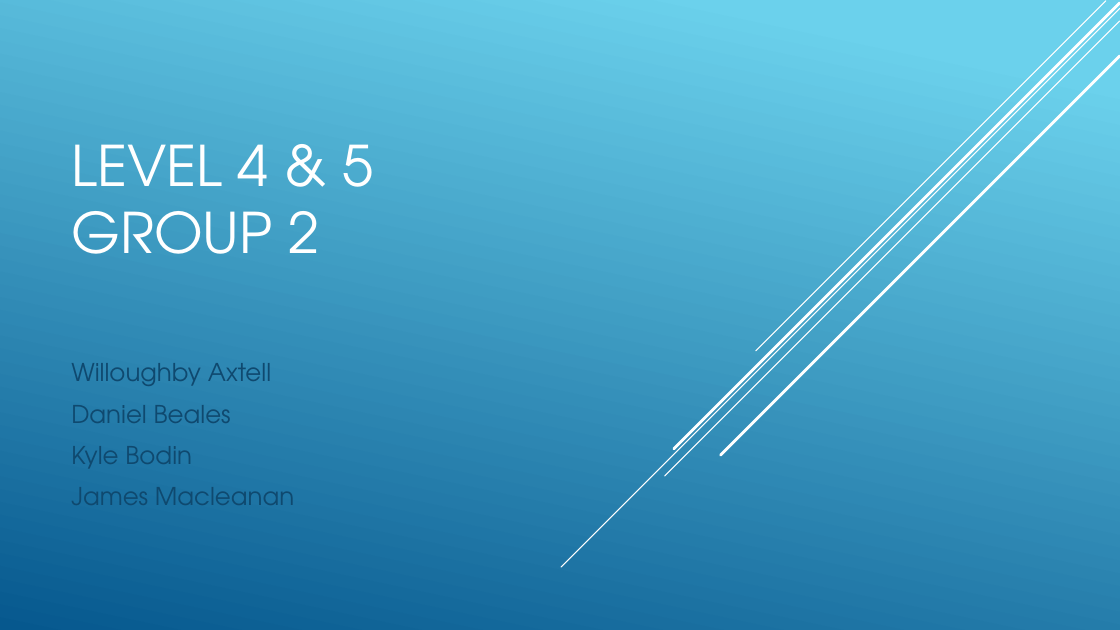
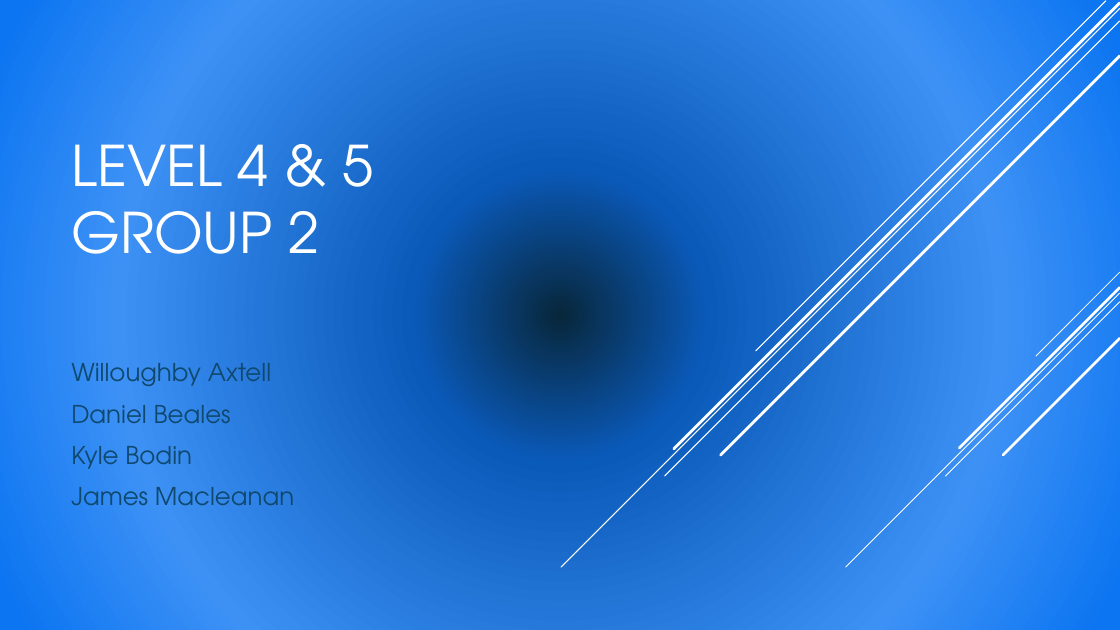
Before and after one commit to UoSGroupProjects1718/mgp-l4-5-group-2, a slide deck: slide 1 of LEVEL 4 & 5.pptx. Drawn at 1120x630 pixels with LibreOffice and Linux fonts; fonts in the diff are those of the drawing. Boxes give left, top, right and bottom in pixels: in the first picture for what was removed or moved away, otherwise in the second. Text is boxed around its words. In the diff, an @@ line names an element or a change of style, - is before the commit and + after.

Commit message:
Edited the powerpoint a bit more

```diff
--- a/LEVEL 4 & 5.pptx
+++ b/LEVEL 4 & 5.pptx
@@ background gradient #6ED2EB to #06588E to gradient #08273B to #0A5ABA to #3D91F5 to #0C75F1 @@
@@ group added at [846, 272, 1120, 567]: 5 lines @@
```
Also in this commit, not shown: 10 slides added, 1 slide removed.
